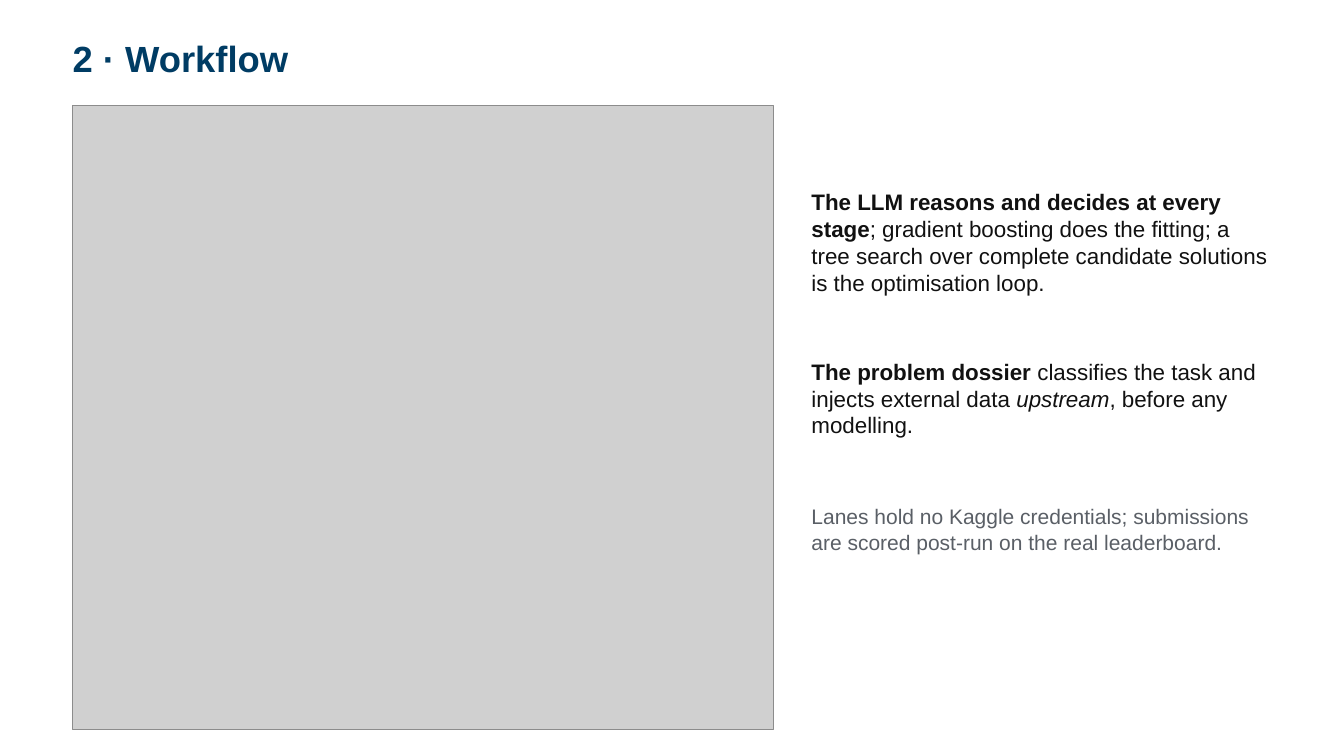
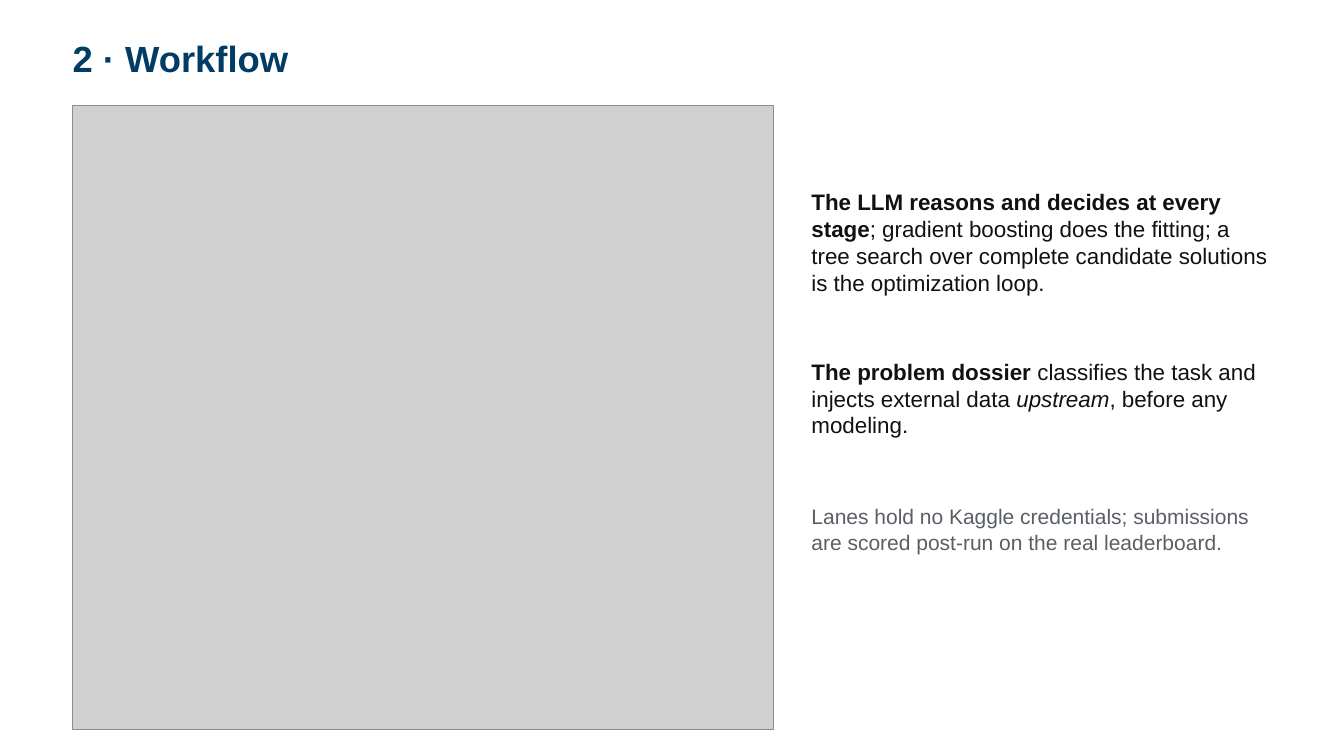
Before and after one commit to 930731haohao-afk/kaggle-agent, a slide deck: slide 3 of docs/presentation/slides_4min.pptx. Drawn at 1344x756 pixels with LibreOffice and Linux fonts; fonts in the diff are those of the drawing; grey boxes stand for pictures. Boxes give left, top, right and bottom in pixels: in the first picture for what was removed or moved away, otherwise in the second. Text is boxed around its words. In the diff, an @@ line names an element or a change of style, - is before the commit and + after.

```diff
--- a/docs/presentation/slides_4min.pptx
+++ b/docs/presentation/slides_4min.pptx
@@ text at [811, 193, 1267, 296]: text changed @@
-The LLM reasons and decides at every stage; gradient boosting does the fitting; a tree search over complete candidate solutions is the optimisation loop.
+The LLM reasons and decides at every stage; gradient boosting does the fitting; a tree search over complete candidate solutions is the optimization loop.
@@ text at [811, 363, 1255, 438]: text changed @@
-The problem dossier classifies the task and injects external data upstream, before any modelling.
+The problem dossier classifies the task and injects external data upstream, before any modeling.
```
Also in this commit, not shown: 4 other slides changed, 14 other files.
